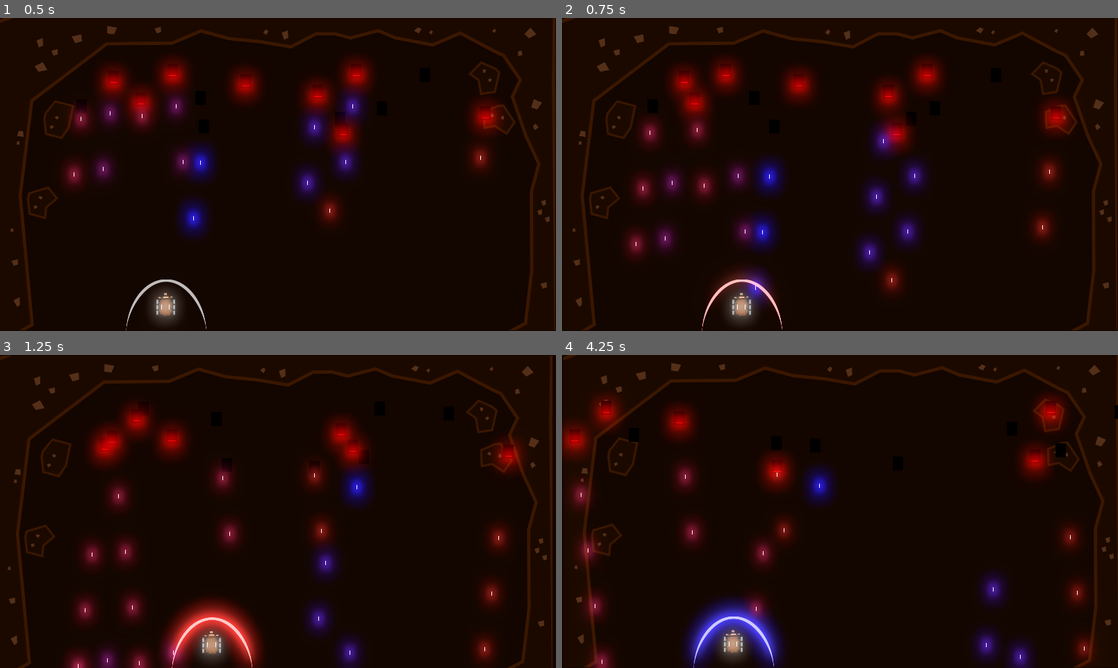
Above: before the commit, frames 1-4 (two rows, left to right).
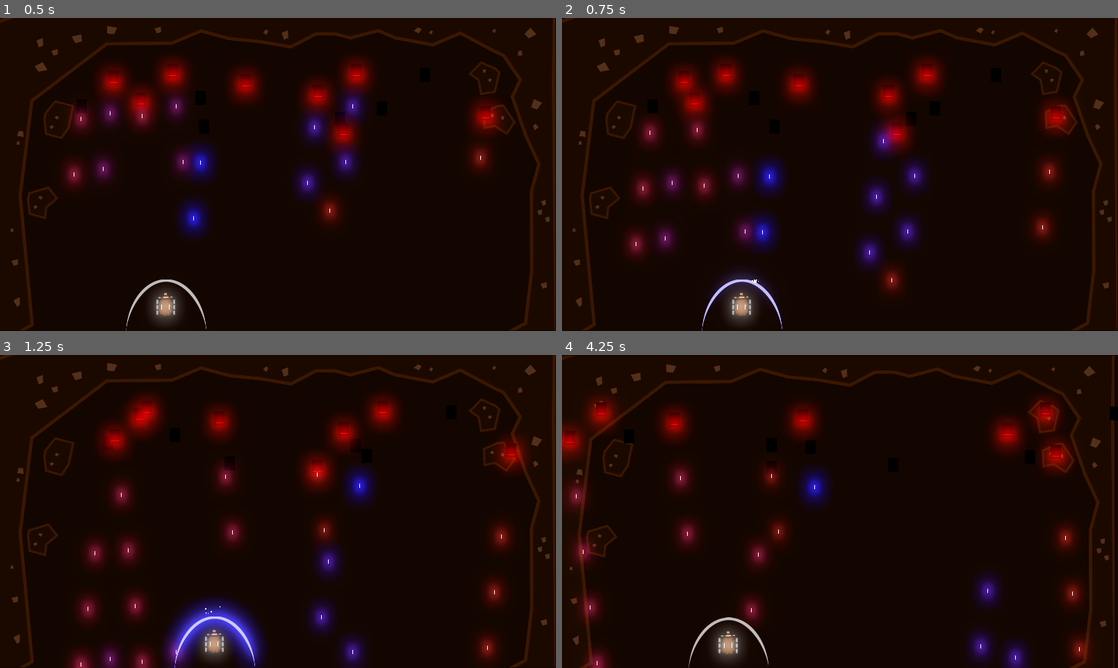
Above: after the commit, the same moments.

Repository: GameDrivenDesign/punk-wolf
Game: Godot game, scene res://game.tscn
The game is run twice, just before and just after one commit, with the same random seed, the same clock (stepped at 60 frames per second) and the same inputs.
Inputs:
- Up to frame 1 (0.5 s): no input
- Up to frame 2 (0.75 s): hold Right (ui_right) from 0.53 s (still down); hold R (shield_blue, bound only after the commit) from 0.53 s (still down)
- Up to frame 3 (1.25 s): keep holding Right (ui_right); keep holding R (shield_blue, bound only after the commit); tap E (shield_red, bound only after the commit) at 0.8 s
- Up to frame 4 (4.25 s): release Right (ui_right) at 1.28 s; release R (shield_blue, bound only after the commit) at 1.28 s; hold Left (ui_left) 1.28-2.03 s; tap E (shield_red, bound only after the commit) at 1.35 s; tap Q (shoot_0, bound only after the commit) at 1.55, 2.1 s; hold Right (ui_right) 2.03-2.78 s; tap W (shoot_1, bound only after the commit) at 2.3, 2.85 s; hold Up (ui_up) 2.78-3.53 s; tap T at 3.05 s; hold Left (ui_left) from 3.53 s (still down); hold T from 3.53 s (still down); tap R (shield_blue, bound only after the commit) at 3.8 s

Frame 1 is identical in both runs. In frame 2, 0.7% of the frame differs, in the area x 25-40%, y 80-100%; in frame 3, 12%; in frame 4, 13%, in the area x 0-100%, y 0-100%.

Commit message:
add proper actions, have two cannons

Diff:
--- a/project.godot
+++ b/project.godot
@@ -43,6 +43,26 @@
 "events": [ Object(InputEventKey,"resource_local_to_scene":false,"resource_name":"","device":0,"alt":false,"shift":false,"control":false,"meta":false,"command":false,"pressed":false,"scancode":84,"unicode":0,"echo":false,"script":null)
  ]
 }
+shoot_0={
+"deadzone": 0.5,
+"events": [ Object(InputEventKey,"resource_local_to_scene":false,"resource_name":"","device":0,"alt":false,"shift":false,"control":false,"meta":false,"command":false,"pressed":false,"scancode":81,"unicode":0,"echo":false,"script":null)
+ ]
+}
+shoot_1={
+"deadzone": 0.5,
+"events": [ Object(InputEventKey,"resource_local_to_scene":false,"resource_name":"","device":0,"alt":false,"shift":false,"control":false,"meta":false,"command":false,"pressed":false,"scancode":87,"unicode":0,"echo":false,"script":null)
+ ]
+}
+shield_red={
+"deadzone": 0.5,
+"events": [ Object(InputEventKey,"resource_local_to_scene":false,"resource_name":"","device":0,"alt":false,"shift":false,"control":false,"meta":false,"command":false,"pressed":false,"scancode":69,"unicode":0,"echo":false,"script":null)
+ ]
+}
+shield_blue={
+"deadzone": 0.5,
+"events": [ Object(InputEventKey,"resource_local_to_scene":false,"resource_name":"","device":0,"alt":false,"shift":false,"control":false,"meta":false,"command":false,"pressed":false,"scancode":82,"unicode":0,"echo":false,"script":null)
+ ]
+}
 
 [rendering]
 
--- a/projectiles/Projectile.gd
+++ b/projectiles/Projectile.gd
@@ -1,8 +1,8 @@
 extends Area2D
 const DIRECTION = Vector2.DOWN
 const SPEED = 800
-const DAMAGE = 10
 
+var damage = 10
 var target_group = "sheep"
 var b = Color(1, 1, 7)
 var r = Color(4, 1, 1)
@@ -19,7 +19,7 @@
 
 func _on_Projectile_body_entered(body):
 	if body.is_in_group(target_group):
-		body.take_damage(DAMAGE)
+		body.take_damage(damage)
 		queue_free()
 
 func _on_Projectile_area_entered(area):
--- a/projectiles/particles_ship_explodes.tscn
+++ b/projectiles/particles_ship_explodes.tscn
@@ -27,7 +27,7 @@
 [node name="Particles2D" type="Particles2D" parent="."]
 rotation = -0.00258532
 scale = Vector2( 0.3, 0.3 )
-amount = 100
+amount = 30
 lifetime = 0.3
 explosiveness = 1.0
 randomness = 1.0
--- a/sheep.gd
+++ b/sheep.gd
@@ -5,27 +5,44 @@
 var velocity = Vector2()
 var health = 100
 
+const CANNON_TIMEOUT = 1
+var timeout_cannons = [0, 0]
+
 func _ready():
 	add_child(preload("res://shield.tscn").instance())
 
 func get_input():
 	velocity = Vector2()
+
 	if Input.is_action_pressed('ui_right'):
 		velocity.x += 1
 	if Input.is_action_pressed('ui_left'):
 		velocity.x -= 1
-	if Input.is_action_just_pressed("ui_up"):
+
+	if Input.is_action_just_pressed("shoot_0"):
+		shoot(0)
+	if Input.is_action_just_pressed("shoot_1"):
+		shoot(1)
+
+	velocity = velocity.normalized() * speed
+
+func shoot(cannon_index):
+	if timeout_cannons[cannon_index] <= 0:
 		var p = preload("res://projectiles/Projectile.tscn").instance()
 		p.rotation_degrees = 180
 		p.target_group = "wolf"
 		p.position = global_position
 		p.set_modulate(Color(1, 4, 1))
 		get_parent().add_child(p)
-	velocity = velocity.normalized() * speed
+		timeout_cannons[cannon_index] = CANNON_TIMEOUT
 
 func _physics_process(delta):
 	get_input()
-	velocity = move_and_collide(velocity * delta)
+
+	timeout_cannons[0] -= delta
+	timeout_cannons[1] -= delta
+
+	move_and_collide(velocity * delta)
 
 func take_damage(amount):
 	health -= amount
--- a/shield.gd
+++ b/shield.gd
@@ -19,15 +19,16 @@
 	return projectile_vector.distance_to(shield_vector) < SHIELD_COLOR_TOLERANCE
 
 func _process(delta):
-	if Input.is_key_pressed(KEY_R):
+	if Input.is_action_pressed("shield_red"):
 		r += delta * 5
 	else:
 		r -= delta * DECAY
 
-	if Input.is_key_pressed(KEY_T):
+	if Input.is_action_pressed("shield_blue"):
 		b += delta * 5
 	else:
 		b -= delta * DECAY
 	r = max(1, min(4, r))
 	b = max(1, min(4, b))
+
 	set_modulate(Color(r, 1, b))
